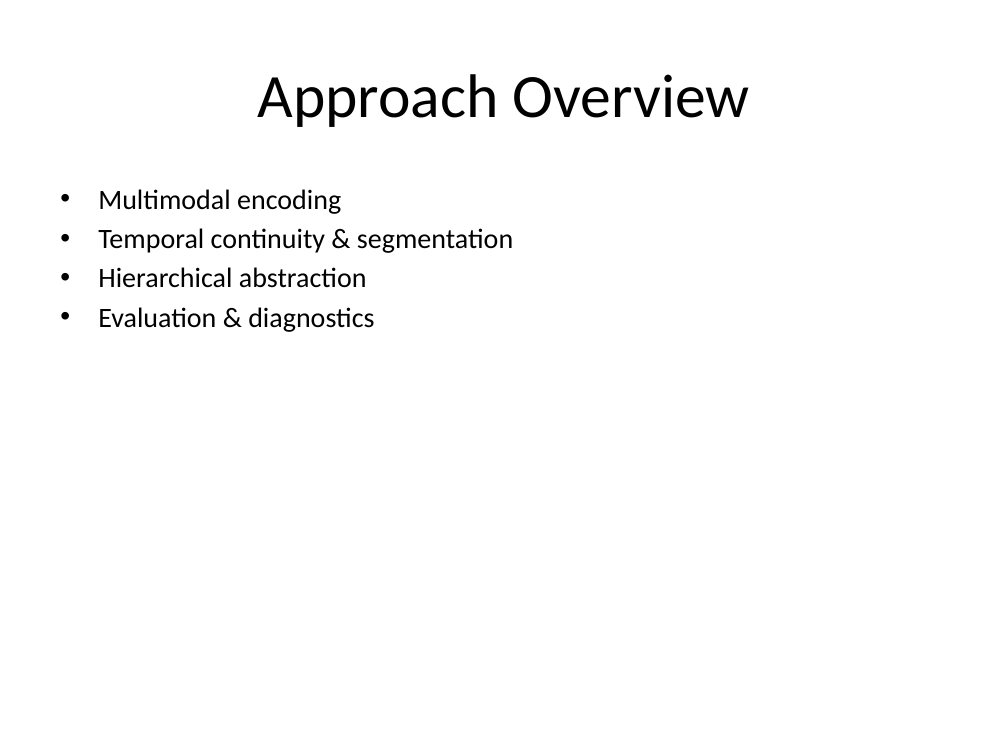
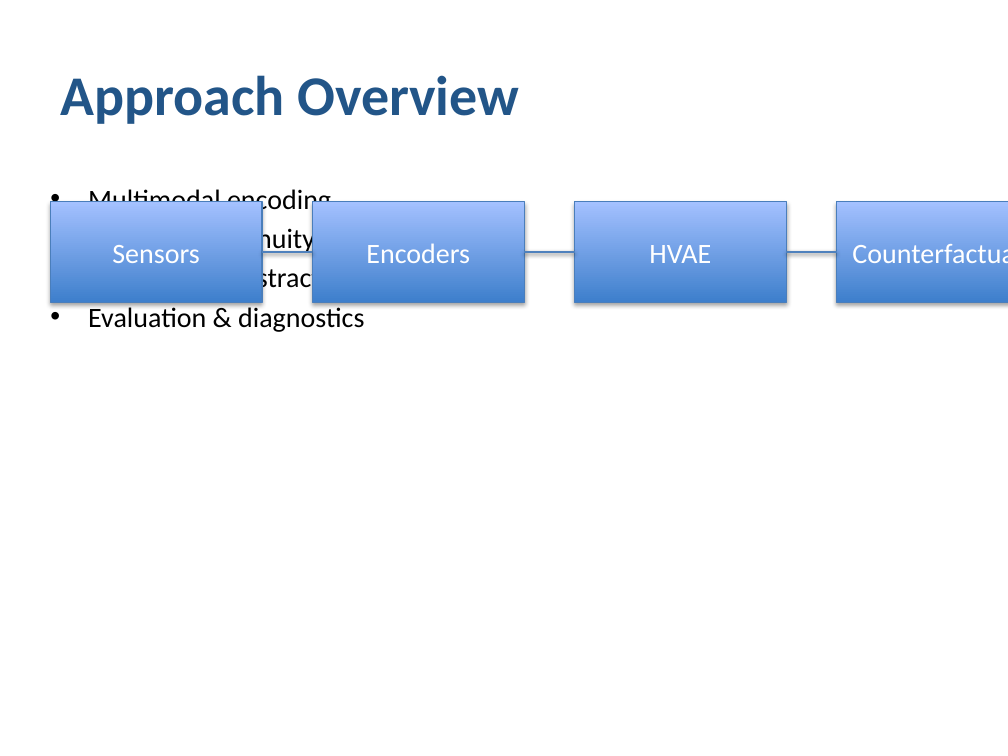
Before and after one commit to csmangum/latent_experience_modeling, a slide deck: slide 5 of CIMC_Proposal_Presentation.pptx. Drawn at 1008x756 pixels with LibreOffice and Linux fonts; fonts in the diff are those of the drawing. Boxes give left, top, right and bottom in pixels: in the first picture for what was removed or moved away, otherwise in the second. Text is boxed around its words. In the diff, an @@ line names an element or a change of style, - is before the commit and + after.

```diff
--- a/CIMC_Proposal_Presentation.pptx
+++ b/CIMC_Proposal_Presentation.pptx
@@ title "Approach Overview" at box(60, 75, 519, 124): size 44 to 40 pt, text colour #000000 to #225588, bold on; alignment centre to left @@
@@ text "Multimodal encoding": place and size @@
-text "Multimodal encoding" at box(98, 189, 513, 332)
+text "Multimodal encoding" at box(88, 186, 503, 332)
@@ rectangle added at box(50, 202, 262, 302), fill gradient #3F80CE to #A4C4FF, outline #4B7EBC 0.75 pt, 20 pt, text #FFFFFF @@
+Sensors
@@ rectangle added at box(312, 202, 524, 302), fill gradient #3F80CE to #A4C4FF, outline #4B7EBC 0.75 pt, 20 pt, text #FFFFFF @@
+Encoders
@@ rectangle added at box(575, 202, 786, 302), fill gradient #3F80CE to #A4C4FF, outline #4B7EBC 0.75 pt, 20 pt, text #FFFFFF @@
+HVAE
@@ rectangle added at box(837, 202, 1008, 302), fill gradient #3F80CE to #A4C4FF, outline #4B7EBC 0.75 pt, 20 pt, text #FFFFFF @@
+Counterfactuals
@@ elbow line added from (262, 252) to (312, 252), #4F81BD 2 pt @@
@@ elbow line added from (524, 252) to (575, 252), #4F81BD 2 pt @@
@@ elbow line added from (786, 252) to (837, 252), #4F81BD 2 pt @@
```
Also in this commit, not shown: 14 other slides changed, 2 other files.
